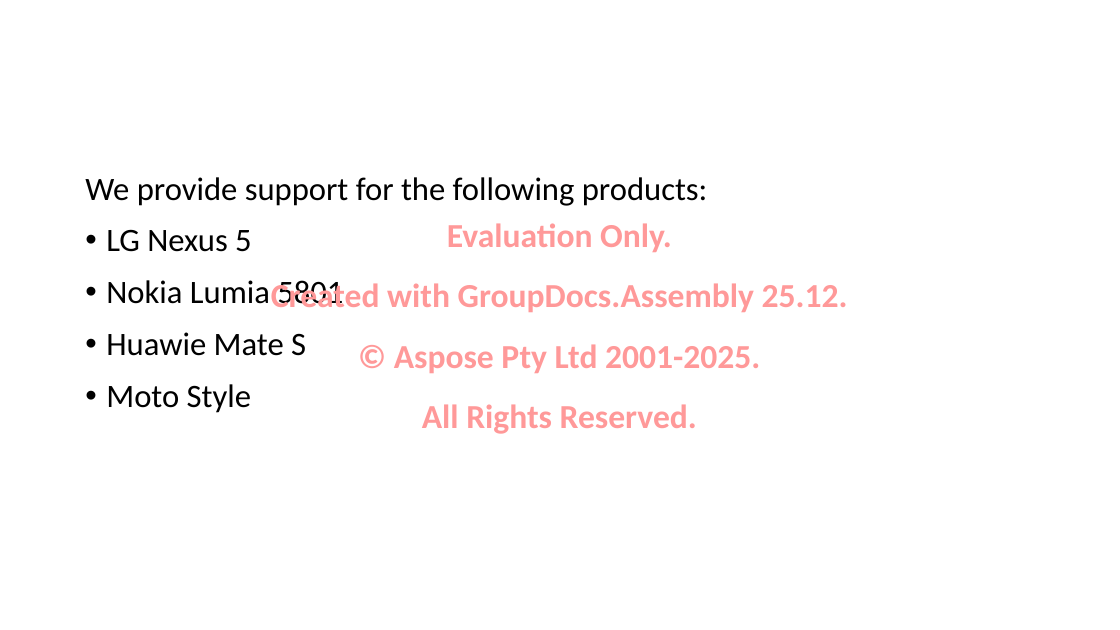
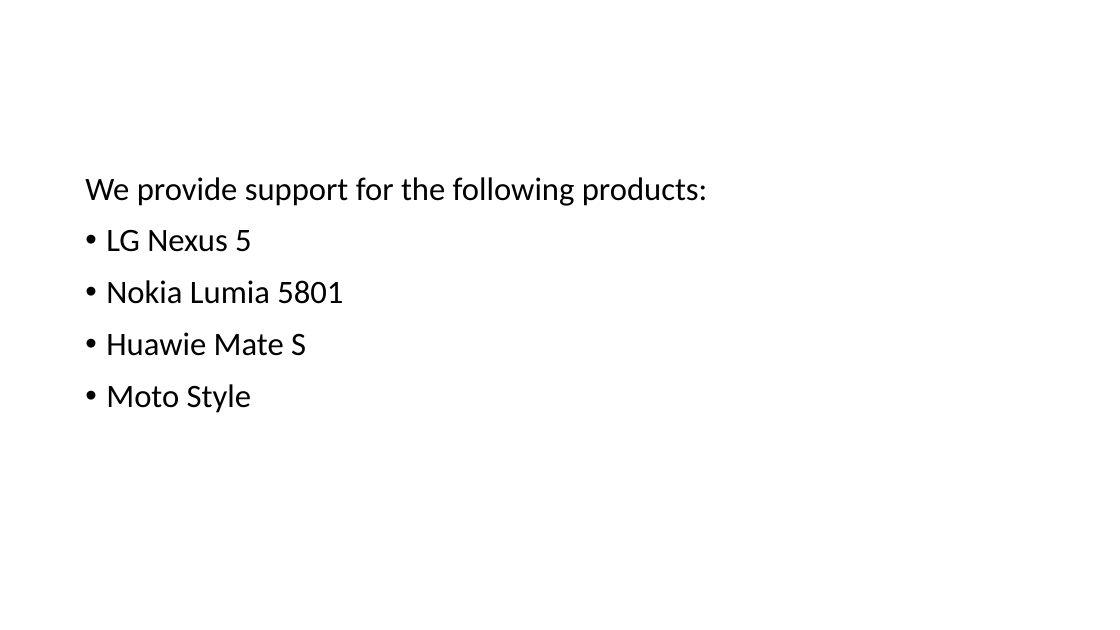
Before and after one commit to groupdocs-assembly/GroupDocs.Assembly-for-.NET, a slide deck: slide 1 of Examples/Data/Artifacts/AssembleBulletedList.odp. Drawn at 1120x630 pixels with LibreOffice and Linux fonts; fonts in the diff are those of the drawing. Boxes give left, top, right and bottom in pixels: in the first picture for what was removed or moved away, otherwise in the second. Text is boxed around its words. In the diff, an @@ line names an element or a change of style, - is before the commit and + after.

Commit message:
GroupDocs.Assembly for .NET 26.6 update

```diff
--- a/Examples/Data/Artifacts/AssembleBulletedList.odp
+++ b/Examples/Data/Artifacts/AssembleBulletedList.odp
@@ text removed at [271, 223, 848, 434] @@
-Evaluation Only.
-Created with GroupDocs.Assembly 25.12.
-© Aspose Pty Ltd 2001-2025.
-All Rights Reserved.
```
Also in this commit, not shown: 42 other files.
